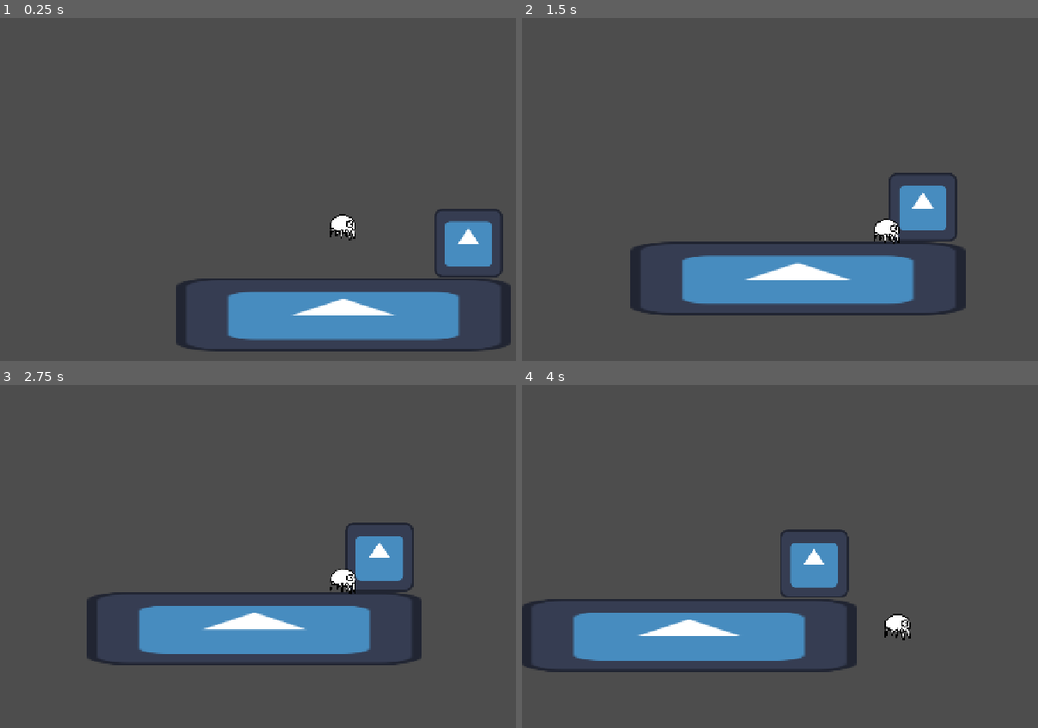
Above: before the commit, frames 1-4 (two rows, left to right).
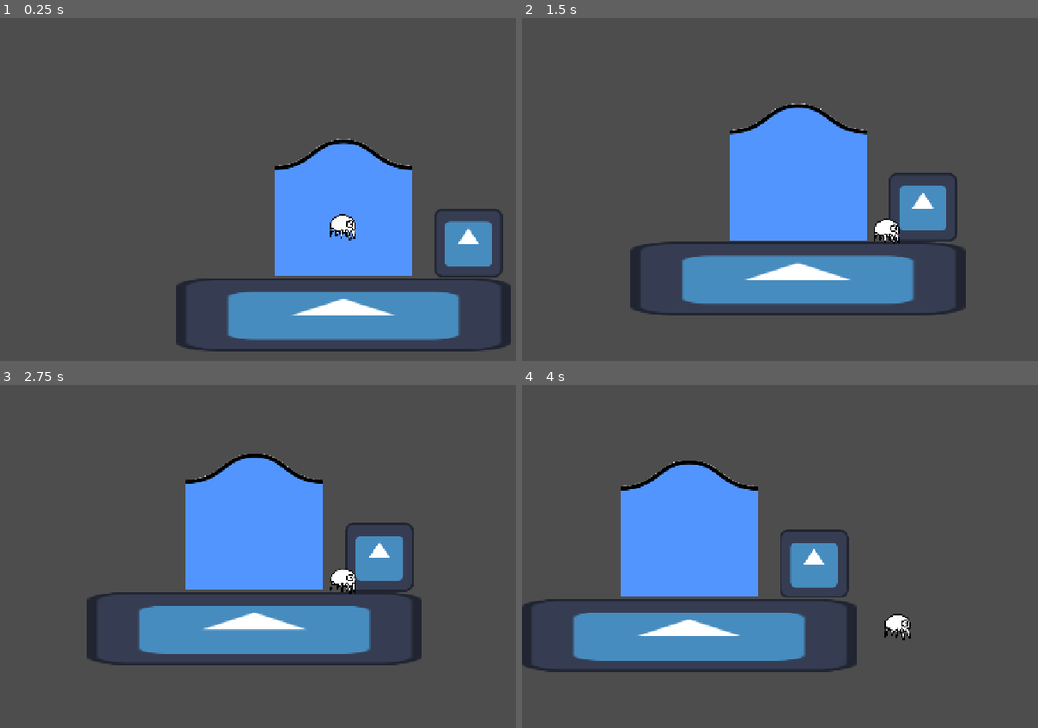
Above: after the commit, the same moments.

Repository: Dead-Vortex/stem-scuba-diving
Game: Godot game, scene res://scenes/main.tscn
Two runs of this game, one before a commit and one after it. Both use one fixed random seed, a clock stepped at 60 frames per second and the inputs below. The engine's default icon, where the game draws it, is replaced by a stand-in: a white triangle on a blue panel in a dark square.
Inputs:
- Up to frame 1 (0.25 s): no input
- Up to frame 2 (1.5 s): hold W (up) 0.53-1.28 s; hold D (right) from 0.53 s (still down); tap E (interact) at 1.35 s
- Up to frame 3 (2.75 s): tap W (up) at 1.52, 1.55, 1.82 s; release D (right) at 2.03 s; hold A (left) from 2.03 s (still down); hold W (up) from 2.03 s (still down)
- Up to frame 4 (4 s): release A (left) at 2.78 s; release W (up) at 2.78 s; hold D (right) from 2.78 s (still down); tap E (interact) at 2.85 s; tap W (up) at 3.02, 3.05, 3.32 s; hold W (up) from 3.53 s (still down)

The runs differ from the first frame. In frame 1, 9.3% of the frame differs, in the area x 53-80%, y 35-76%; in frame 2, 9.6%, in the area x 40-67%, y 24-65%; in frame 3, 9.5%; in frame 4, 9.5%.

Commit message:
water animation begin
inefficient, change later pls

Diff:
--- a/scenes/main.tscn
+++ b/scenes/main.tscn
@@ -1,8 +1,9 @@
-[gd_scene load_steps=7 format=3 uid="uid://d5bpips75sth"]
+[gd_scene load_steps=11 format=3 uid="uid://d5bpips75sth"]
 
 [ext_resource type="PackedScene" uid="uid://cgwfckhcnlryo" path="res://scenes/player.tscn" id="1_o5qli"]
 [ext_resource type="Texture2D" uid="uid://bfcyk2hhalhey" path="res://assets/godot.svg" id="2_0wfyh"]
 [ext_resource type="PackedScene" uid="uid://ovb8pxx3o1jy" path="res://scenes/npc.tscn" id="2_sugp2"]
+[ext_resource type="Texture2D" uid="uid://b2uoak7crb2vv" path="res://assets/ocean_sp.png" id="4_jyhfs"]
 
 [sub_resource type="RectangleShape2D" id="RectangleShape2D_o5qli"]
 size = Vector2(626, 137)
@@ -12,6 +13,44 @@
 
 [sub_resource type="RectangleShape2D" id="RectangleShape2D_sugp2"]
 size = Vector2(4.25, 100)
+
+[sub_resource type="Animation" id="Animation_tbgi4"]
+resource_name = "water"
+length = 6.0
+loop_mode = 1
+tracks/0/type = "value"
+tracks/0/imported = false
+tracks/0/enabled = true
+tracks/0/path = NodePath("Water/Sprite2D:frame")
+tracks/0/interp = 1
+tracks/0/loop_wrap = true
+tracks/0/keys = {
+"times": PackedFloat32Array(0, 0.2, 0.4, 0.6, 0.8, 1, 1.2, 1.4, 1.6, 1.8, 2, 2.2, 2.4, 2.6, 2.8, 3, 3.2, 3.4),
+"transitions": PackedFloat32Array(1, 1, 1, 1, 1, 1, 1, 1, 1, 1, 1, 1, 1, 1, 1, 1, 1, 1),
+"update": 1,
+"values": [0, 1, 2, 3, 4, 5, 6, 7, 8, 9, 10, 11, 12, 13, 14, 15, 16, 17]
+}
+
+[sub_resource type="Animation" id="Animation_tefeu"]
+length = 0.001
+tracks/0/type = "value"
+tracks/0/imported = false
+tracks/0/enabled = true
+tracks/0/path = NodePath("Water/Sprite2D:frame")
+tracks/0/interp = 1
+tracks/0/loop_wrap = true
+tracks/0/keys = {
+"times": PackedFloat32Array(0),
+"transitions": PackedFloat32Array(1),
+"update": 1,
+"values": [0]
+}
+
+[sub_resource type="AnimationLibrary" id="AnimationLibrary_o6xl0"]
+_data = {
+&"RESET": SubResource("Animation_tefeu"),
+&"water": SubResource("Animation_tbgi4")
+}
 
 [node name="Node2D" type="Node2D"]
 
@@ -42,5 +81,18 @@
 position = Vector2(317, 0)
 shape = SubResource("RectangleShape2D_sugp2")
 
+[node name="Water" type="Node" parent="."]
+
+[node name="Sprite2D" type="Sprite2D" parent="Water"]
+texture = ExtResource("4_jyhfs")
+hframes = 6
+vframes = 6
+
+[node name="AnimationPlayer" type="AnimationPlayer" parent="Water"]
+root_node = NodePath("../..")
+libraries = {
+&"": SubResource("AnimationLibrary_o6xl0")
+}
+
 [connection signal="body_entered" from="Platform/ClimbUpZone" to="Player" method="_dock_climbable"]
 [connection signal="body_exited" from="Platform/ClimbUpZone" to="Player" method="_dock_unclimbable"]
Binary file removed: assets/PLACEHOLDER_water.png
Binary file removed: assets/PLACEHOLDER_water_depths.png
Not shown, removed: assets/PLACEHOLDER_water_depths.png.import
Binary file added: assets/ocean_sp.png
Not shown, changed: assets/ocean_sp.png.import
